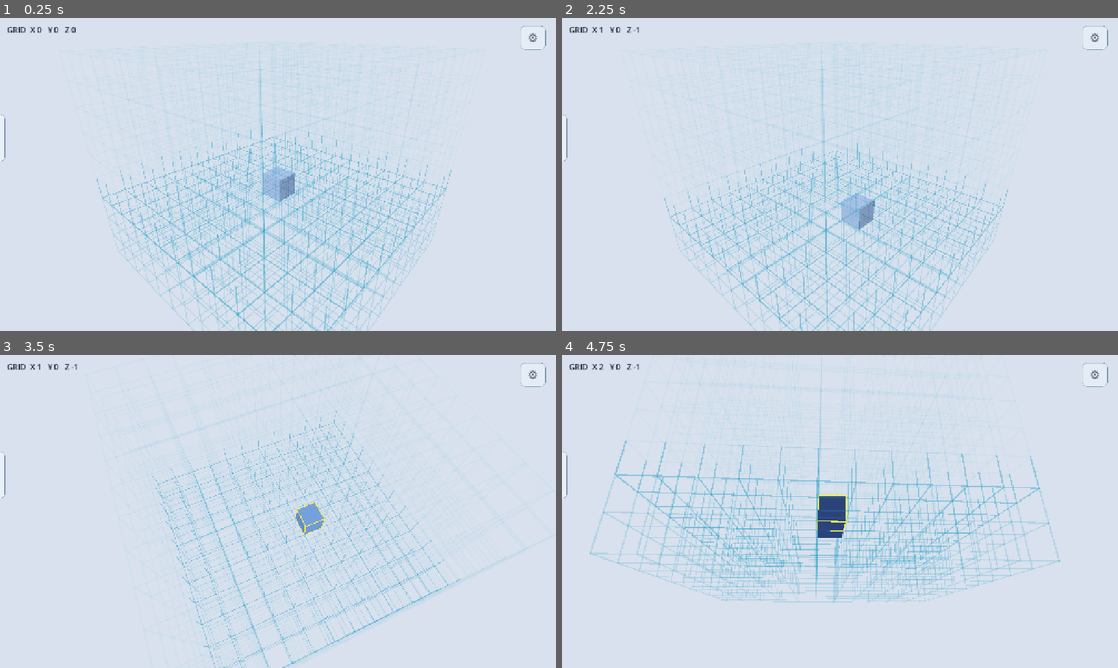
Above: before the commit, frames 1-4 (two rows, left to right).
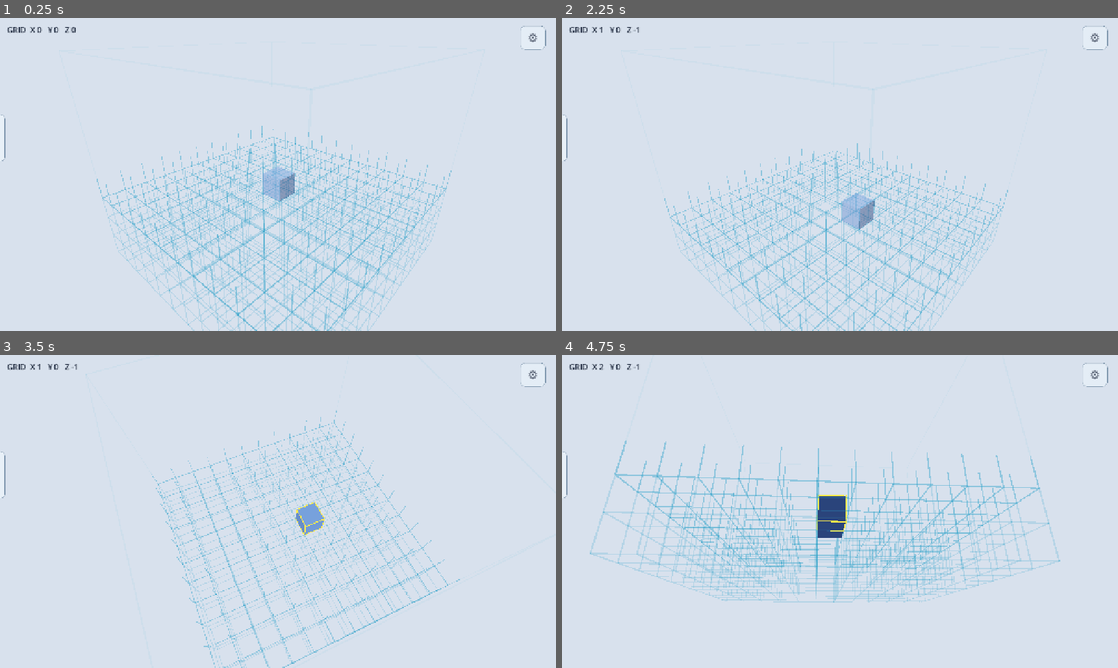
Above: after the commit, the same moments.

Repository: AkitaAttribute/SpaceMinerGame
Game: Godot game, scene res://main.tscn
Two runs of this game, one before a commit and one after it. Both use one fixed random seed, a clock stepped at 60 frames per second and the inputs below.
Inputs (mouse positions are in pixels of both pictures, inside the frame that each line leads up to):
- Up to frame 1 (0.25 s): no input
- Up to frame 2 (2.25 s): click "⚙" at 0.5 s; click "Resume" at 1.25 s; tap Enter at 2 s; move the mouse to (962, 158) at 2.02 s; hold D (builder_right) from 2.03 s (still down); hold Q (level_down) from 2.03 s (still down); click (962, 158) at 2.17 s
- Up to frame 3 (3.5 s): release D (builder_right) at 2.75 s; release Q (level_down) at 2.75 s; tap Space (place_part) at 2.75 s; drag from (166, 527) to (250, 574) at 2.77 s
- Up to frame 4 (4.75 s): tap Enter at 3.5 s; move the mouse to (895, 442) at 3.52 s; hold D (builder_right) 3.53-4.25 s; hold . (part_next) 3.53-4.25 s; tap Space (place_part) at 4.25 s; drag from (812, 574) to (673, 464) at 4.27 s

The runs differ from the first frame. In frame 1, 0.4% of the frame differs, in the area x 15-83%, y 8-82%; in frame 2, 0.5%, in the area x 15-83%, y 8-83%; in frame 3, 0.2%; in frame 4, 0.3%.

Commit message:
Hide interior grid above active Z layer

Diff:
--- a/scripts/main.gd
+++ b/scripts/main.gd
@@ -1456,7 +1456,7 @@
 
     var below: Array[Transform3D] = []
     var current: Array[Transform3D] = []
-    var above: Array[Transform3D] = []
+    var upper_bounds: Array[Transform3D] = []
     var thickness := 0.026
 
     # GRID_MIN/MAX values describe usable 1x1x1 cells. The visible line cage
@@ -1473,15 +1473,11 @@
     var center_x := float(x_line_min + x_line_max) * 0.5
     var center_depth := float(depth_line_min + depth_line_max) * 0.5
 
-    # Horizontal boundary planes.
-    for level in range(level_line_min, level_line_max + 1):
-        var target: Array[Transform3D]
-        if level == cursor.z:
-            target = current
-        elif level < cursor.z:
-            target = below
-        else:
-            target = above
+    # Draw the full horizontal grid only at and below the selected Z level.
+    # Everything above the current selection is intentionally empty so it does
+    # not obscure the ship. The outer build-volume cage is added separately.
+    for level in range(level_line_min, min(cursor.z, level_line_max) + 1):
+        var target: Array[Transform3D] = current if level == cursor.z else below
 
         for depth in range(depth_line_min, depth_line_max + 1):
             target.append(_beam_transform(
@@ -1494,25 +1490,46 @@
                 Vector3(thickness, thickness, span_depth)
             ))
 
-    # Vertical boundary segments are split by logical cell level so the focus
-    # treatment can make the selected level and everything beneath it clearer.
+    # Vertical grid segments also stop above the selected cell layer.
     for x in range(x_line_min, x_line_max + 1):
         for depth in range(depth_line_min, depth_line_max + 1):
-            for level in range(GRID_MIN_LEVEL, GRID_MAX_LEVEL + 1):
-                var target: Array[Transform3D]
-                if level == cursor.z:
-                    target = current
-                elif level < cursor.z:
-                    target = below
-                else:
-                    target = above
+            for level in range(GRID_MIN_LEVEL, min(cursor.z, GRID_MAX_LEVEL) + 1):
+                var target: Array[Transform3D] = current if level == cursor.z else below
                 target.append(_beam_transform(
                     Vector3(float(x), float(level) + 0.5, float(depth)),
                     Vector3(thickness, 1.0, thickness)
                 ))
 
+    # Preserve a faint outline of the maximum construction volume above the
+    # active Z layer. Only the four upper corner posts and the top rectangle are
+    # shown; no interior grid lines are rendered above the selection.
+    var upper_start := maxf(float(cursor.z + 1), float(level_line_min))
+    var upper_height := float(level_line_max) - upper_start
+
+    if upper_height > 0.0:
+        var upper_center_y := upper_start + upper_height * 0.5
+        for x in [x_line_min, x_line_max]:
+            for depth in [depth_line_min, depth_line_max]:
+                upper_bounds.append(_beam_transform(
+                    Vector3(float(x), upper_center_y, float(depth)),
+                    Vector3(thickness, upper_height, thickness)
+                ))
+
+    if cursor.z < level_line_max:
+        var top_y := float(level_line_max)
+        for depth in [depth_line_min, depth_line_max]:
+            upper_bounds.append(_beam_transform(
+                Vector3(center_x, top_y, float(depth)),
+                Vector3(span_x, thickness, thickness)
+            ))
+        for x in [x_line_min, x_line_max]:
+            upper_bounds.append(_beam_transform(
+                Vector3(float(x), top_y, center_depth),
+                Vector3(thickness, thickness, span_depth)
+            ))
+
     var accent: Color = palette.get("accent", Color("#4fb7d8"))
-    _add_grid_multimesh(above, Color(accent.r, accent.g, accent.b, 0.045))
+    _add_grid_multimesh(upper_bounds, Color(accent.r, accent.g, accent.b, 0.055))
     _add_grid_multimesh(below, Color(accent.r, accent.g, accent.b, 0.20))
     _add_grid_multimesh(current, Color(accent.r, accent.g, accent.b, 0.42))
 
